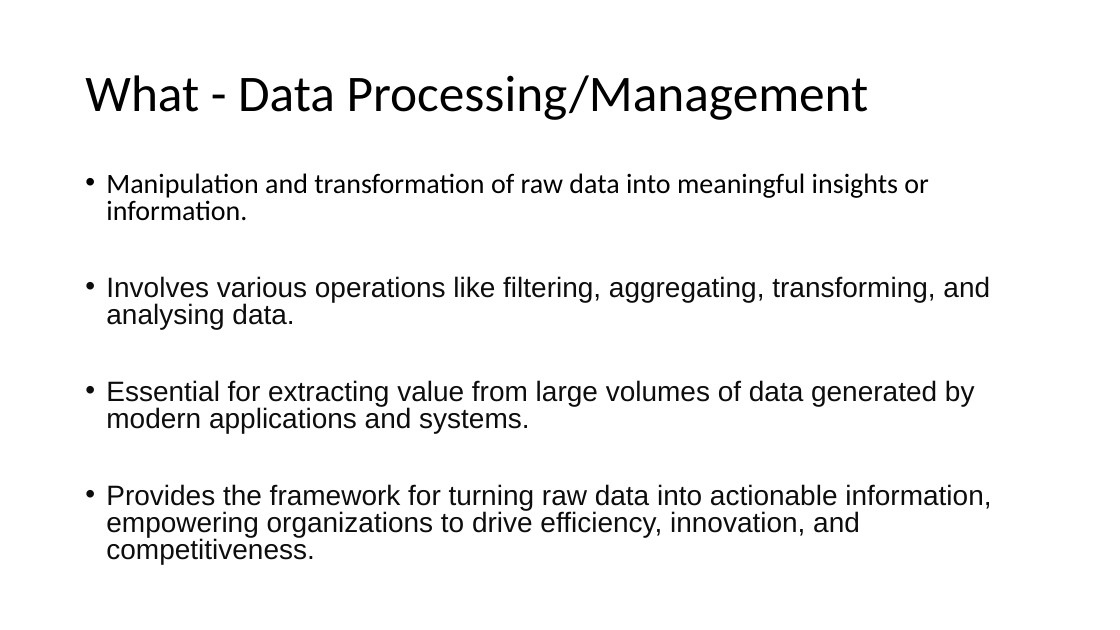
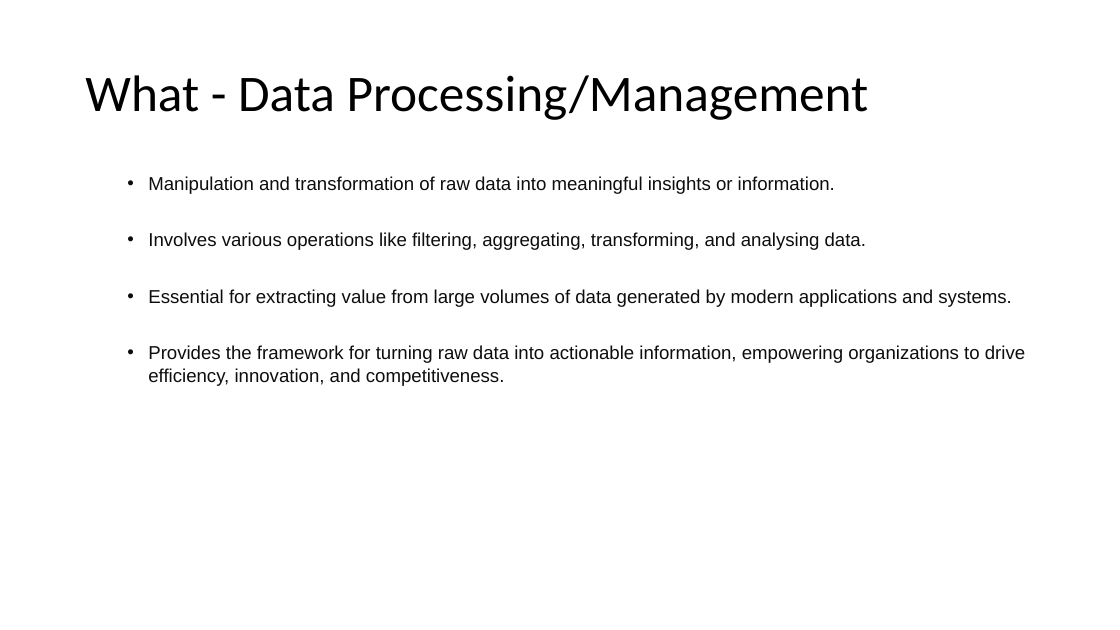
Before and after one commit to aprabhat/flink_demo, a slide deck: slide 2 of PPT/Apache_Flink.pptx. Drawn at 1120x630 pixels with LibreOffice and Linux fonts; fonts in the diff are those of the drawing. Boxes give left, top, right and bottom in pixels: in the first picture for what was removed or moved away, otherwise in the second. Text is boxed around its words. In the diff, an @@ line names an element or a change of style, - is before the commit and + after.

```diff
--- a/PPT/Apache_Flink.pptx
+++ b/PPT/Apache_Flink.pptx
@@ text "Manipulation and transformation of raw ..." at [148, 176, 1025, 386]: size 24 to 16 pt; font Calibri to Arial, text colour #000000 to #0D0D0D in "Manipulation and transformation of raw data into ..."; list level 1 to 2 in "Manipulation and transformation of raw ..."; line spacing 0.8 to 1; list level 1 to 2 in "Involves various operations like filtering, ..."; list level 1 to 2 in "Essential for extracting value from ..."; list level 1 to 2 in "Provides the framework for turning ..." @@
```
Also in this commit, not shown: 1 other slide changed, 10 slides added, 4 slides removed.
